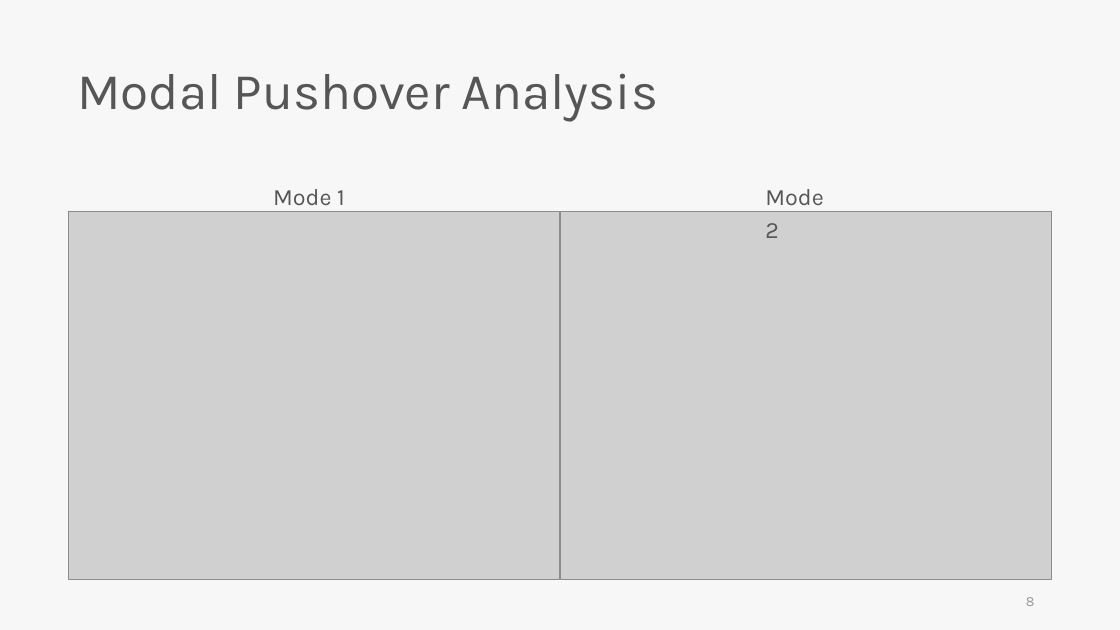
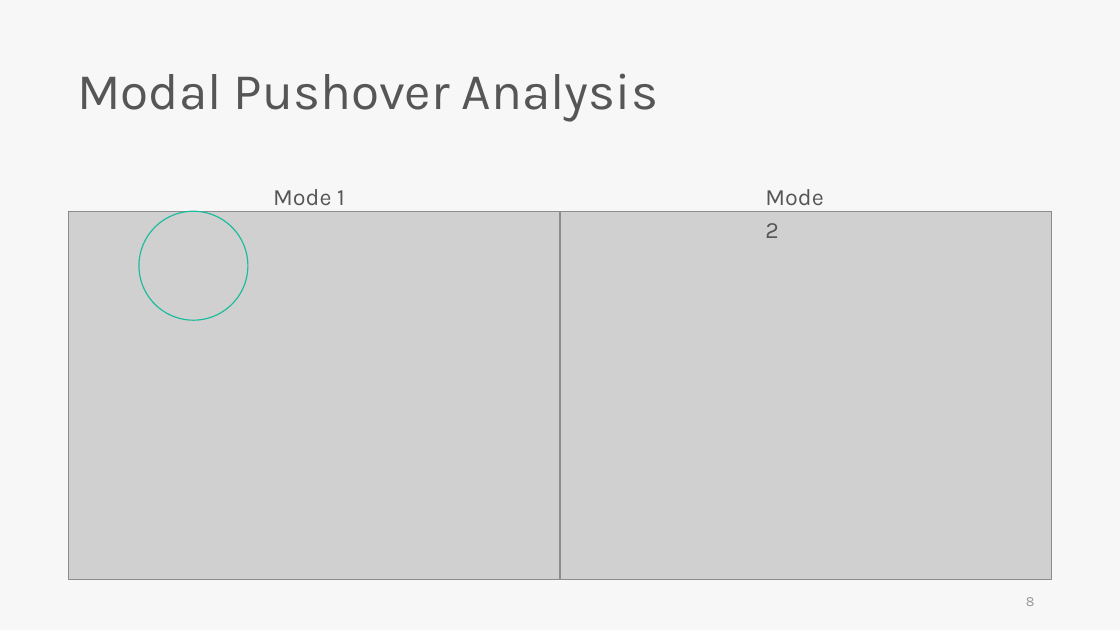
Before and after one commit to skyran1278/thesis, a slide deck: slide 8 of Meeting/20190531 Meeting/20190531 Meeting.pptx. Drawn at 1120x630 pixels with LibreOffice and Linux fonts; fonts in the diff are those of the drawing; grey boxes stand for pictures. Boxes give left, top, right and bottom in pixels: in the first picture for what was removed or moved away, otherwise in the second. Text is boxed around its words. In the diff, an @@ line names an element or a change of style, - is before the commit and + after.

```diff
--- a/Meeting/20190531 Meeting/20190531 Meeting.pptx
+++ b/Meeting/20190531 Meeting/20190531 Meeting.pptx
@@ ellipse added at [139, 211, 248, 320], outline #1ABC9C 1 pt @@
```
Also in this commit, not shown: 2 other slides changed.
